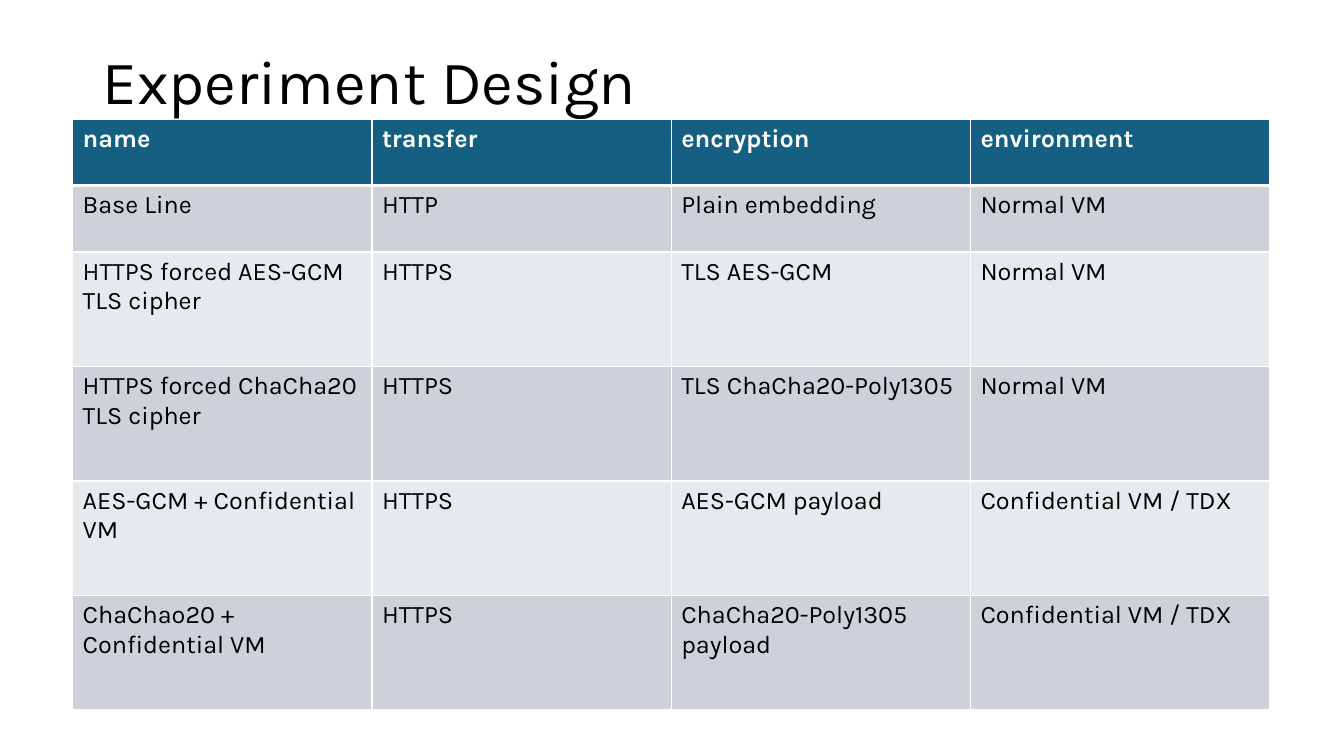
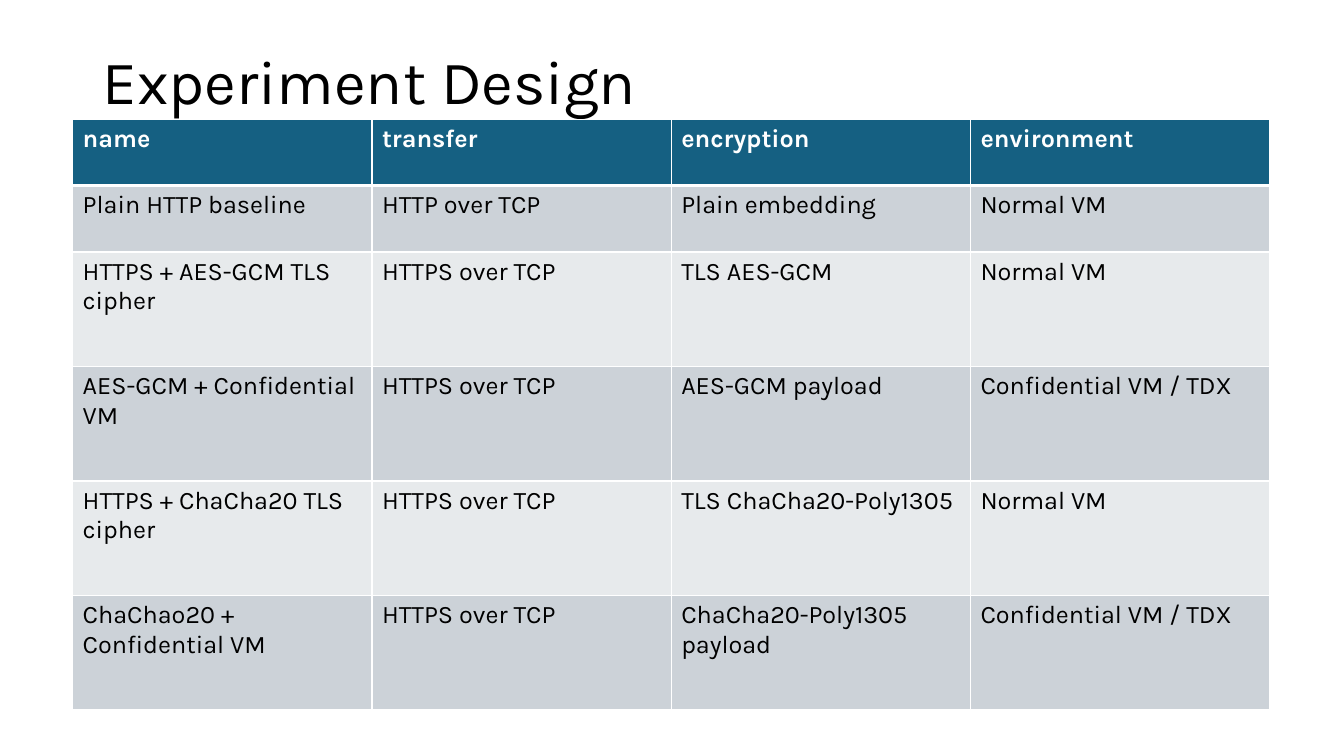
Before and after one commit to YMa10-ACS/CT5195-Master-capstone, a slide deck: slide 3 of Records/experiment.pptx (slide 2 before the commit). Drawn at 1344x756 pixels with LibreOffice and Linux fonts; fonts in the diff are those of the drawing. Boxes give left, top, right and bottom in pixels: in the first picture for what was removed or moved away, otherwise in the second. Text is boxed around its words. In the diff, an @@ line names an element or a change of style, - is before the commit and + after.

```diff
--- a/Records/experiment.pptx
+++ b/Records/experiment.pptx
@@ table at (73,119,1270,710) @@
-row 2, column 1: Base Line
+row 2, column 1: Plain HTTP baseline
-row 2, column 2: HTTP
+row 2, column 2: HTTP over TCP
-row 3, column 1: HTTPS forced AES-GCM TLS cipher
+row 3, column 1: HTTPS + AES-GCM TLS cipher
-row 3, column 2: HTTPS
+row 3, column 2: HTTPS over TCP
-row 4: HTTPS forced ChaCha20 TLS cipher | HTTPS | TLS ChaCha20-Poly1305 | Normal VM
+row 4: AES-GCM + Confidential VM | HTTPS over TCP | AES-GCM payload | Confidential VM / TDX
-row 5: AES-GCM + Confidential VM | HTTPS | AES-GCM payload | Confidential VM / TDX
+row 5: HTTPS + ChaCha20 TLS cipher | HTTPS over TCP | TLS ChaCha20-Poly1305 | Normal VM
-row 6, column 2: HTTPS
+row 6, column 2: HTTPS over TCP
```
Also in this commit, not shown: 1 other slide changed, 13 slides added, 1 slide removed, 1 other file.
